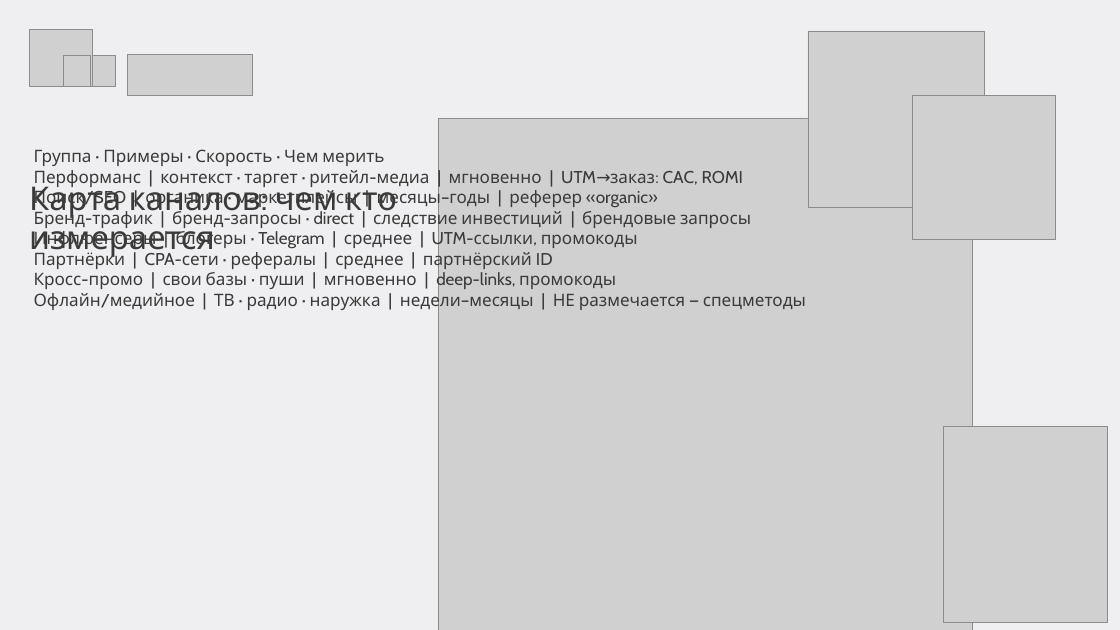
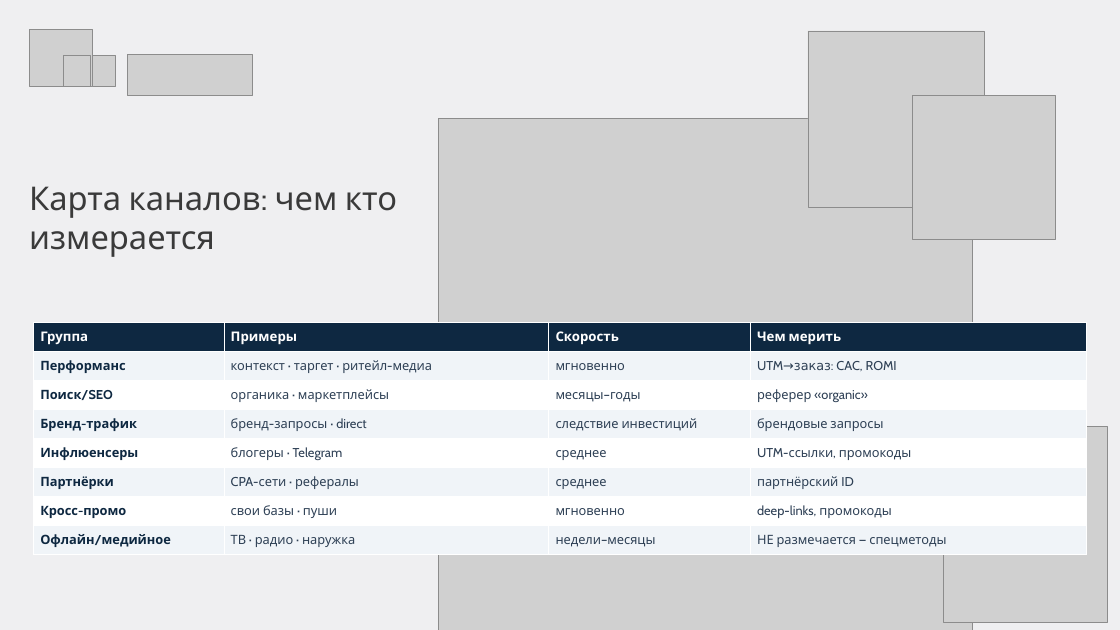
Before and after one commit to gavnukkk97/analytics-lectures, a slide deck: slide 3 of Драфт/маркетинговая-аналитика/presentations/Лекция 03 — Каналы и атрибуция (модули 3–4).pptx. Drawn at 1120x630 pixels with LibreOffice and Linux fonts; fonts in the diff are those of the drawing; grey boxes stand for pictures; background and template pictures are left out. Boxes give left, top, right and bottom in pixels: in the first picture for what was removed or moved away, otherwise in the second. Text is boxed around its words. In the diff, an @@ line names an element or a change of style, - is before the commit and + after.

```diff
--- a/Драфт/маркетинговая-аналитика/presentations/Лекция 03 — Каналы и атрибуция (модули 3–4).pptx
+++ b/Драфт/маркетинговая-аналитика/presentations/Лекция 03 — Каналы и атрибуция (модули 3–4).pptx
@@ text removed at <box>34,149,806,311</box> @@
-Группа · Примеры · Скорость · Чем мерить
-Перформанс | контекст · таргет · ритейл-медиа | мгновенно | UTM→заказ: CAC, ROMI
-Поиск/SEO | органика · маркетплейсы | месяцы–годы | реферер «organic»
-Бренд-трафик | бренд-запросы · direct | следствие инвестиций | брендовые запросы
-Инфлюенсеры | блогеры · Telegram | среднее | UTM-ссылки, промокоды
-Партнёрки | CPA-сети · рефералы | среднее | партнёрский ID
-Кросс-промо | свои базы · пуши | мгновенно | deep-links, промокоды
-Офлайн/медийное | ТВ · радио · наружка | недели–месяцы | НЕ размечается — спецметоды
@@ table added at <box>34,322,1086,555</box>, 8 rows, 4 columns @@
+Группа | Примеры | Скорость | Чем мерить
+Перформанс | контекст · таргет · ритейл-медиа | мгновенно | UTM→заказ: CAC, ROMI
+Поиск/SEO | органика · маркетплейсы | месяцы–годы | реферер «organic»
+Бренд-трафик | бренд-запросы · direct | следствие инвестиций | брендовые запросы
+Инфлюенсеры | блогеры · Telegram | среднее | UTM-ссылки, промокоды
+Партнёрки | CPA-сети · рефералы | среднее | партнёрский ID
+Кросс-промо | свои базы · пуши | мгновенно | deep-links, промокоды
+Офлайн/медийное | ТВ · радио · наружка | недели–месяцы | НЕ размечается — спецметоды
```
Also in this commit, not shown: 24 other slides changed, 33 slides added, 10 slides removed, 24 other files.
